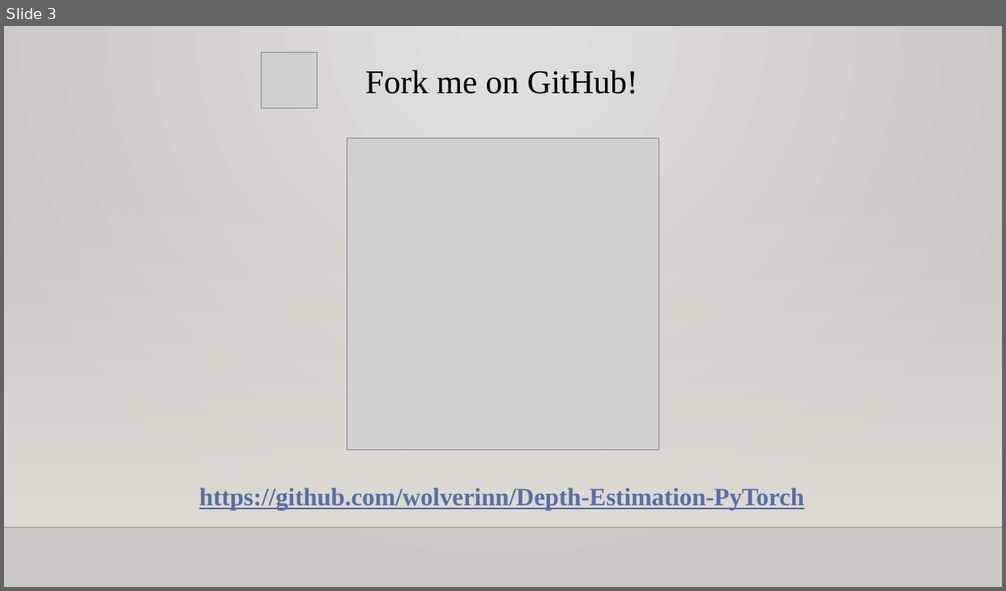
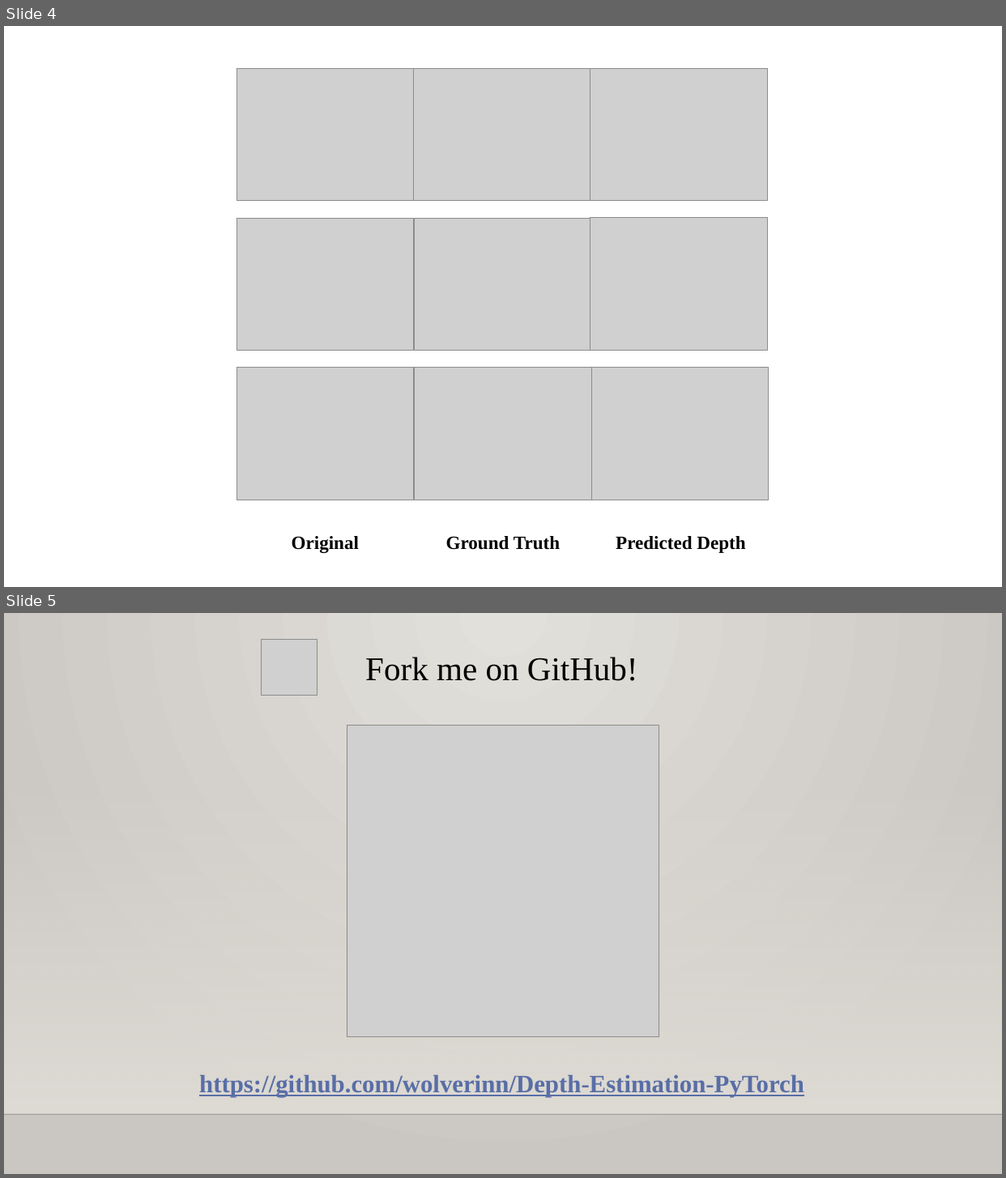
Before and after one commit to wolverinn/Depth-Estimation-PyTorch, a slide deck: _v_images/FYN architecture.pptx. Shown one above the other, each under a label of ours: slide 3 before the commit, slides 4 and 5 after it. The pictures are 1006x591 and 1006x1178 pixels, drawn with LibreOffice and Linux fonts; fonts in the diff are those of the drawing; grey boxes stand for pictures; background and template pictures are left out. Boxes give left, top, right and bottom in pixels: in the first picture for what was removed or moved away, otherwise in the second. Text is boxed around its words. In the diff, an @@ line names an element or a change of style, - is before the commit and + after.

```diff
--- a/_v_images/FYN architecture.pptx
+++ b/_v_images/FYN architecture.pptx
@@ slide 4 added at [4, 26, 1002, 587], background #FFFFFF @@
@@ picture added at [236, 69, 414, 201] @@
@@ picture added at [414, 69, 590, 201] @@
@@ picture added at [590, 69, 767, 201] @@
@@ picture added at [236, 219, 414, 351] @@
@@ picture added at [415, 219, 592, 351] @@
@@ picture added at [590, 218, 767, 350] @@
@@ picture added at [236, 367, 414, 500] @@
@@ picture added at [415, 367, 592, 500] @@
@@ picture added at [592, 367, 769, 500] @@
@@ text added at [292, 536, 359, 553], 18 pt, text #000000, bold @@
+Original
@@ text added at [446, 536, 560, 550], 18 pt, text #000000, bold @@
+Ground Truth
@@ text added at [616, 536, 745, 553], 18 pt, text #000000, bold @@
+Predicted Depth
@@ what was slide 3 is now slide 5 @@
```
Also in this commit, not shown: 1 other slide added, 4 other files.
